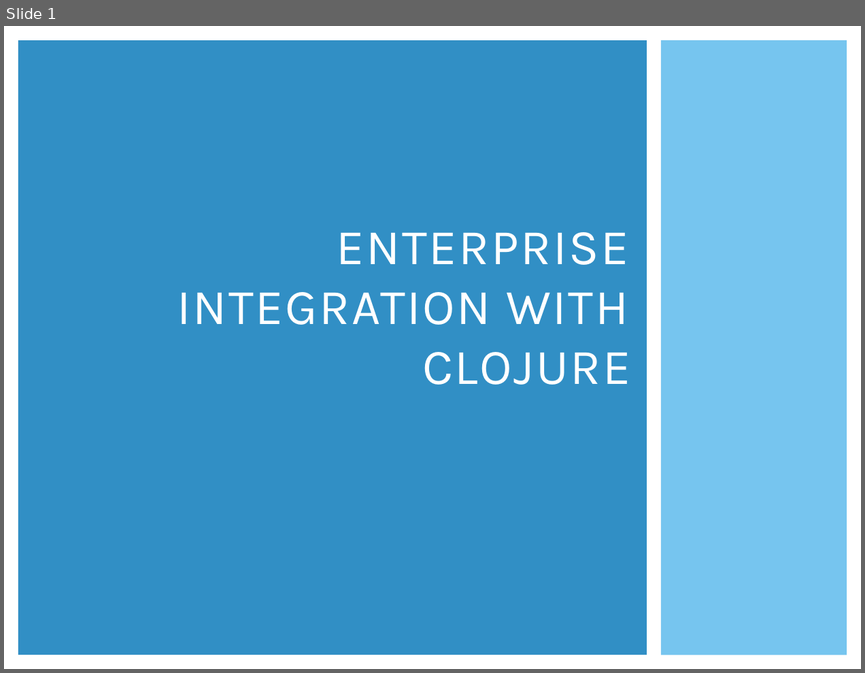
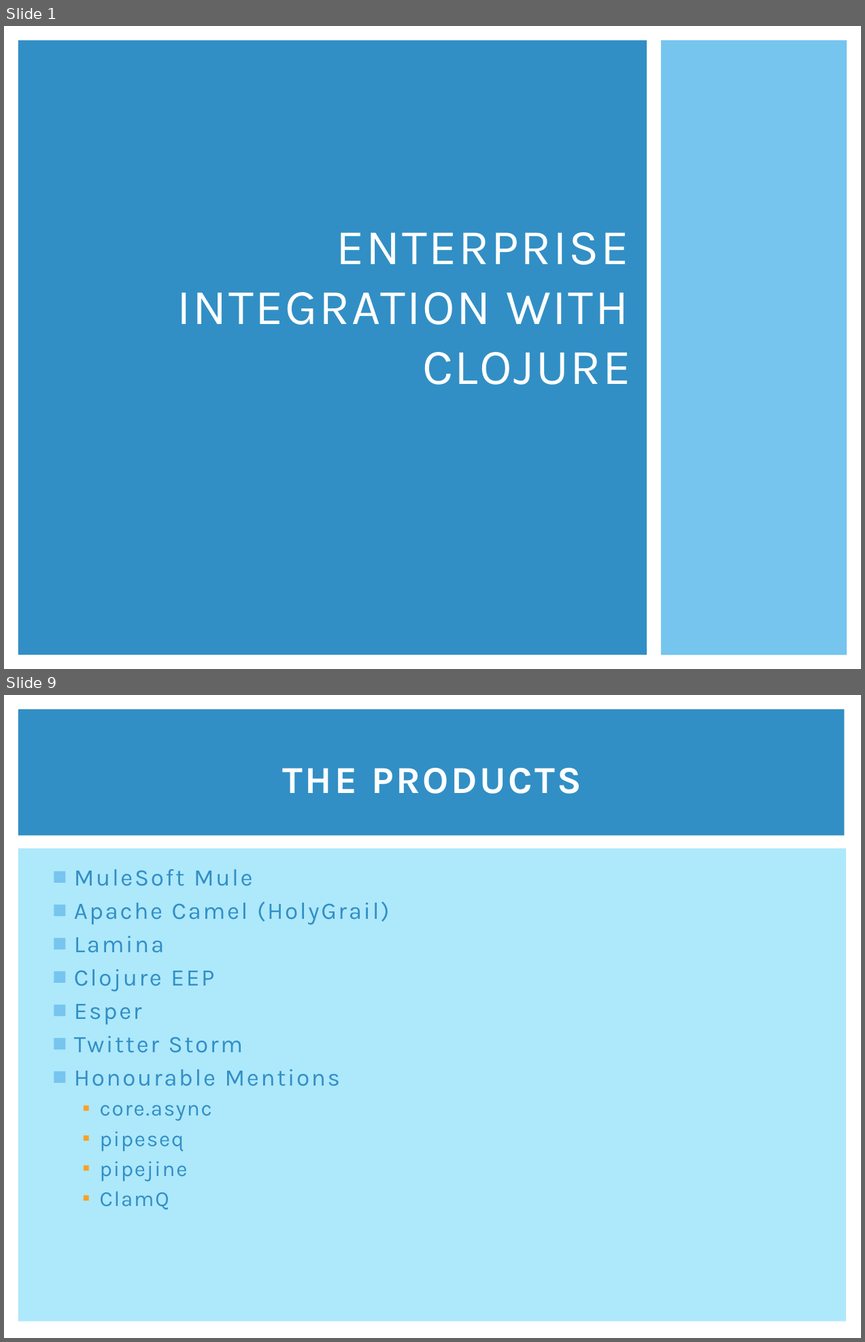
Before and after one commit to clumsyjedi/euroclojure2013, a slide deck: SLIDES.pptx. Shown one above the other, each under a label of ours: slide 1 before the commit, slides 1 and 9 after it; the slides between them are not shown. The pictures are 865x673 and 865x1342 pixels, drawn with LibreOffice and Linux fonts; fonts in the diff are those of the drawing. Boxes give left, top, right and bottom in pixels: in the first picture for what was removed or moved away, otherwise in the second. Text is boxed around its words. In the diff, an @@ line names an element or a change of style, - is before the commit and + after.

```diff
--- a/SLIDES.pptx
+++ b/SLIDES.pptx
@@ slide 9 added at bbox=[4, 695, 861, 1338], background #FFFFFF @@
@@ rectangle added at bbox=[18, 709, 844, 836], fill #318FC5 @@
@@ title added at bbox=[283, 768, 581, 794], 32 pt, text #FFFFFF, bold @@
+THE PRODUCTS
@@ rectangle added at bbox=[18, 849, 847, 1321], fill #AEE8FB @@
@@ text added at bbox=[74, 869, 390, 1209], 20 pt, text #318FC5 @@
+■ MuleSoft Mule
+■ Apache Camel (HolyGrail)
+■ Lamina
+■ Clojure EEP
+■ Esper
+■ Twitter Storm
+■ Honourable Mentions
+  ▪ core.async
+  ▪ pipeseq
+  ▪ pipejine
+  ▪ ClamQ
```
Also in this commit, not shown: 1 slide changed, 26 other slides added, 7 slides removed.
